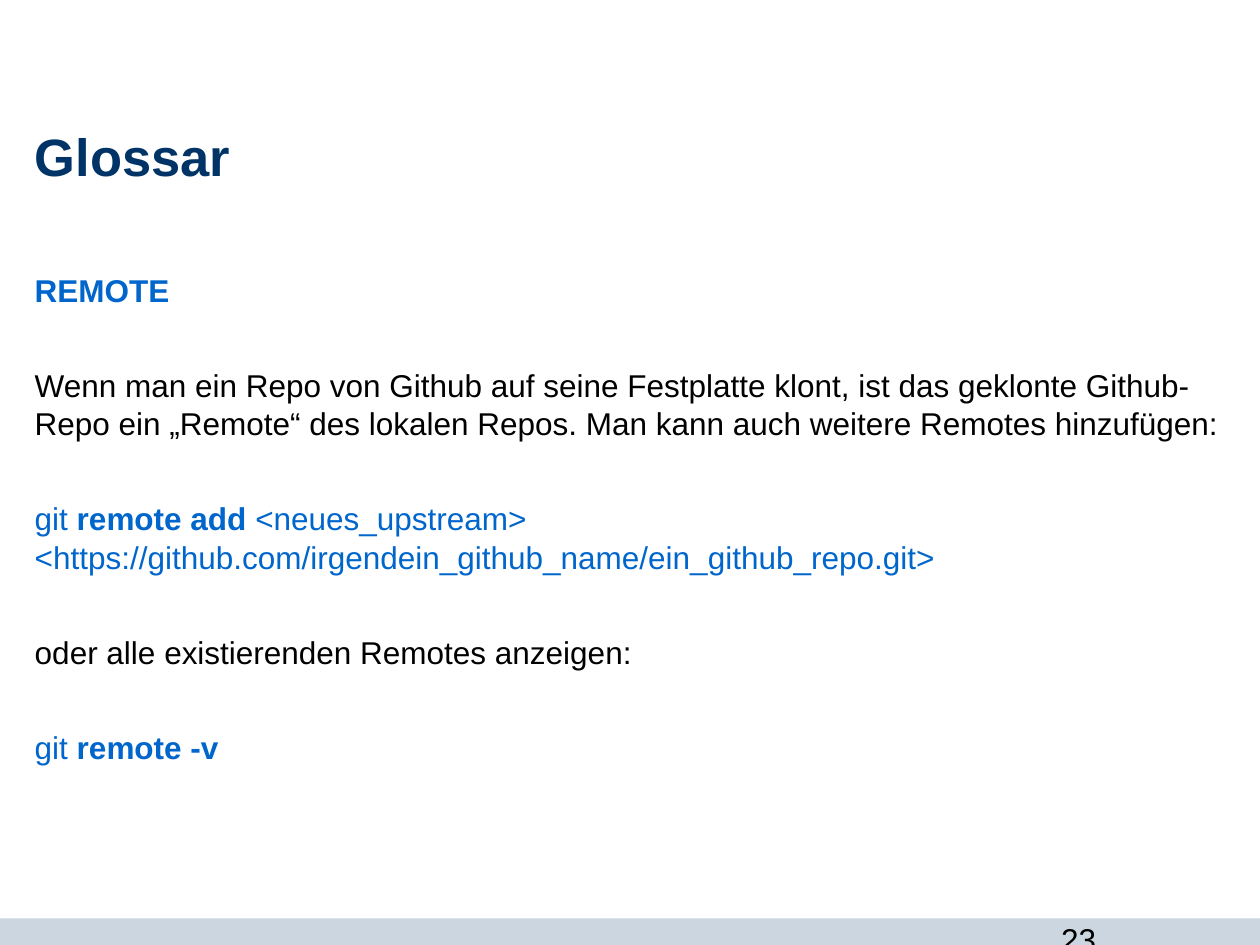
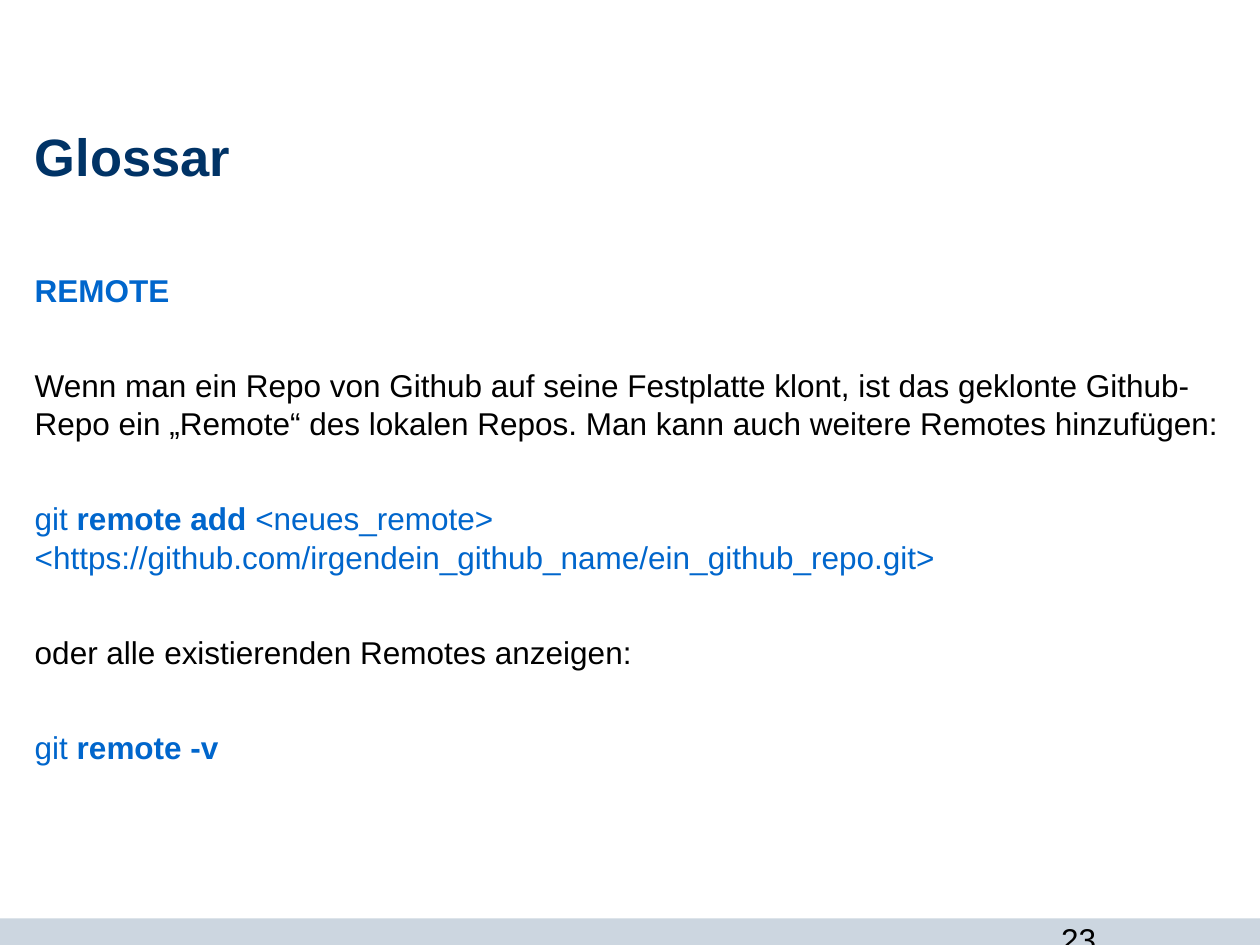
Before and after one commit to Jane333/git, a slide deck: slide 23 of git_und_du.odp. Drawn at 1260x945 pixels with LibreOffice and Linux fonts; fonts in the diff are those of the drawing; background and template pictures are left out. Boxes give left, top, right and bottom in pixels: in the first picture for what was removed or moved away, otherwise in the second. Text is boxed around its words. In the diff, an @@ line names an element or a change of style, - is before the commit and + after.

Commit message:
fixed typos

```diff
--- a/git_und_du.odp
+++ b/git_und_du.odp
@@ text at bbox=[35, 507, 935, 575]: text changed @@
-git remote add <neues_upstream> <https://github.com/irgendein_github_name/ein_github_repo.git>
+git remote add <neues_remote> <https://github.com/irgendein_github_name/ein_github_repo.git>
```
Also in this commit, not shown: 4 other slides changed.
